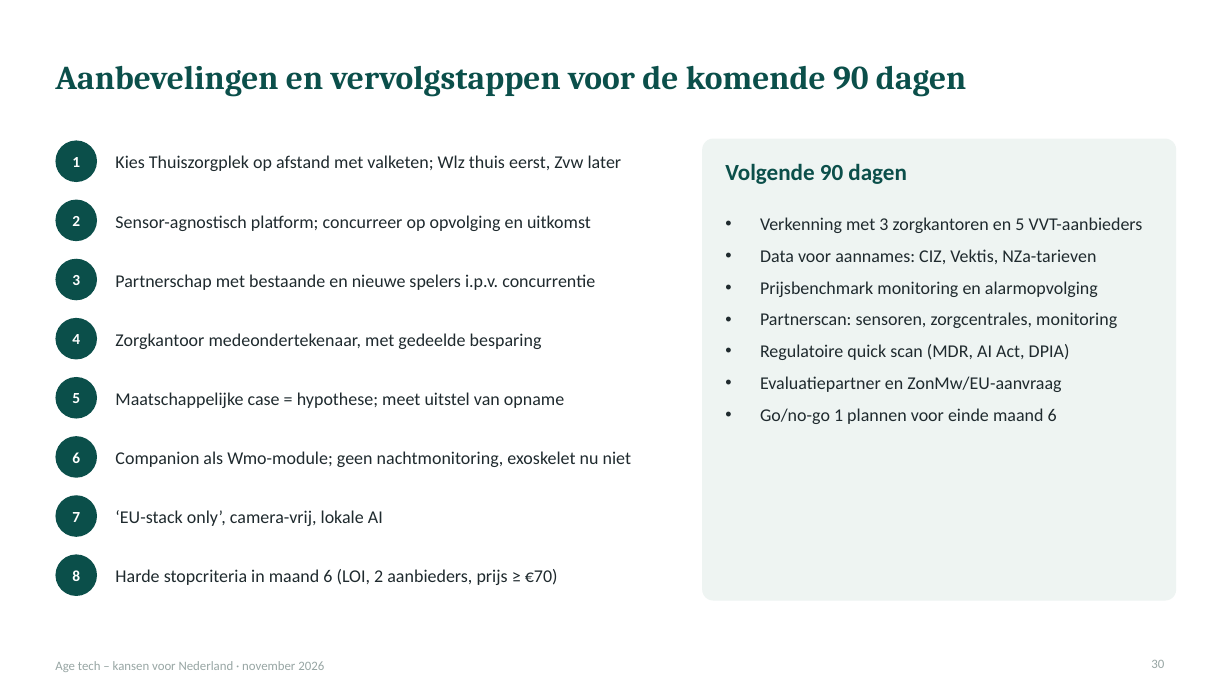
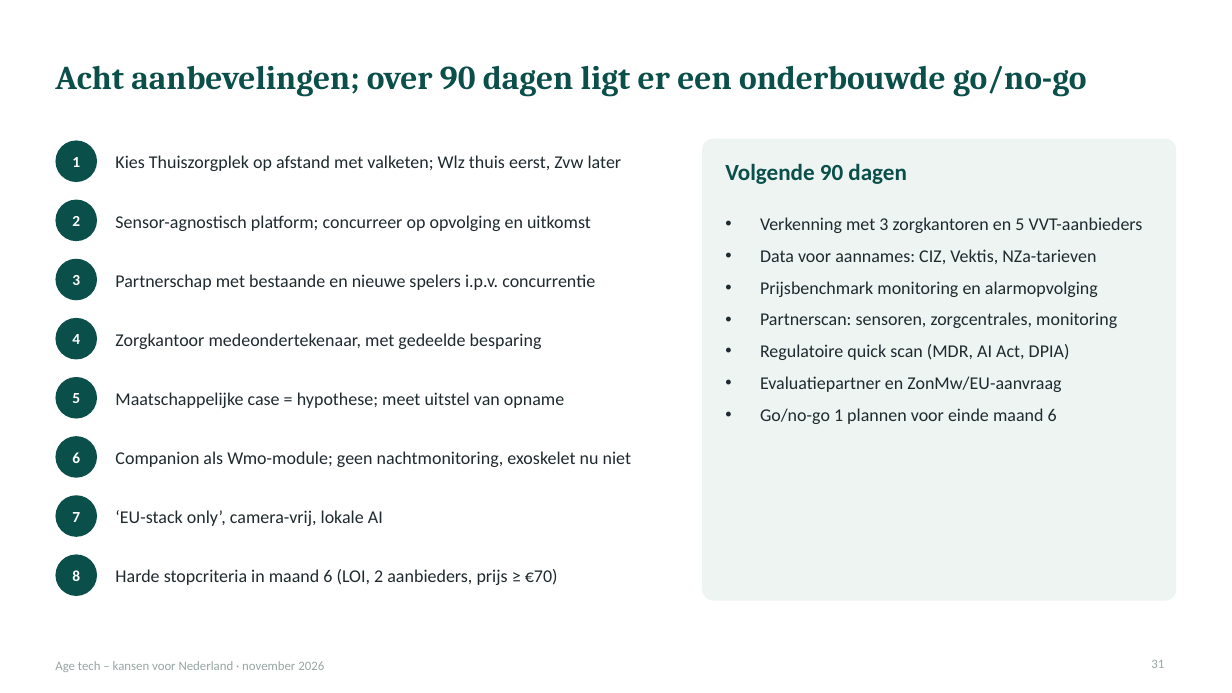
Before and after one commit to robruijn/Four-Seasons-Rome-2026, a slide deck: slide 31 of AgeTech_kansen_Nederland.pptx (slide 30 before the commit). Drawn at 1232x693 pixels with LibreOffice and Linux fonts; fonts in the diff are those of the drawing. Boxes give left, top, right and bottom in pixels: in the first picture for what was removed or moved away, otherwise in the second. Text is boxed around its words. In the diff, an @@ line names an element or a change of style, - is before the commit and + after.

```diff
--- a/AgeTech_kansen_Nederland.pptx
+++ b/AgeTech_kansen_Nederland.pptx
@@ title at [55, 65, 1087, 97]: text changed @@
-Aanbevelingen en vervolgstappen voor de komende 90 dagen
+Acht aanbevelingen; over 90 dagen ligt er een onderbouwde go/no-go
@@ page number at [1151, 660, 1164, 668]: text changed @@
-30
+31
```
Also in this commit, not shown: 13 other slides changed, 1 slide added.
